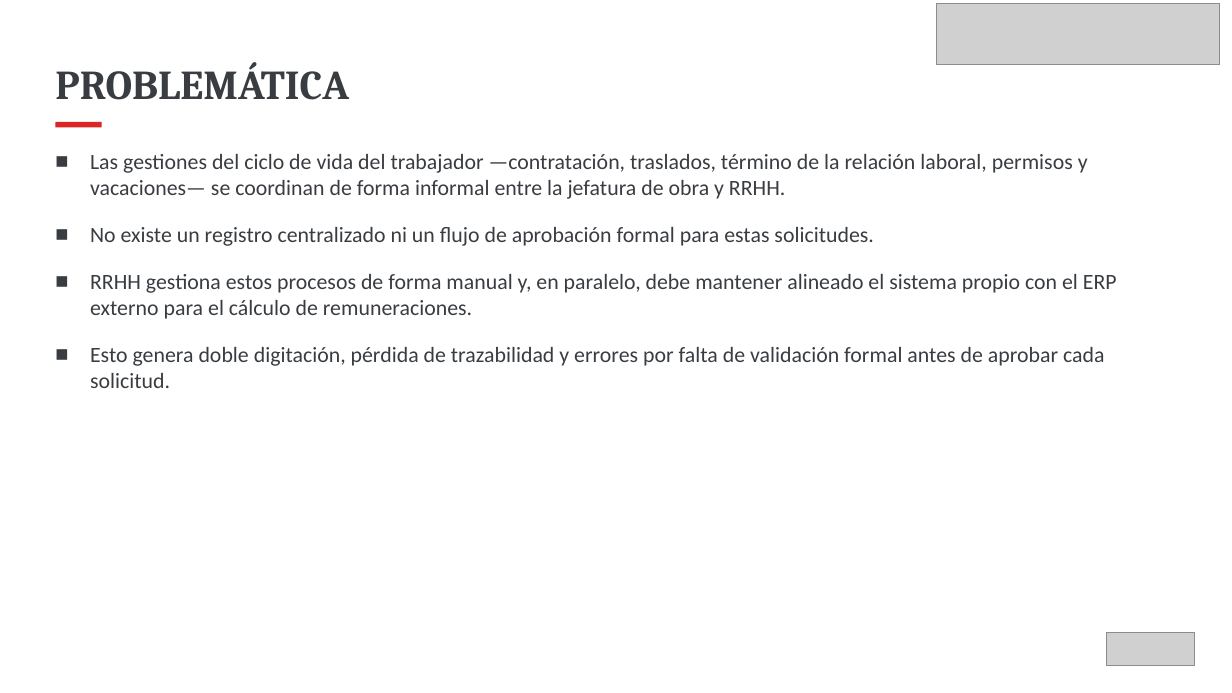
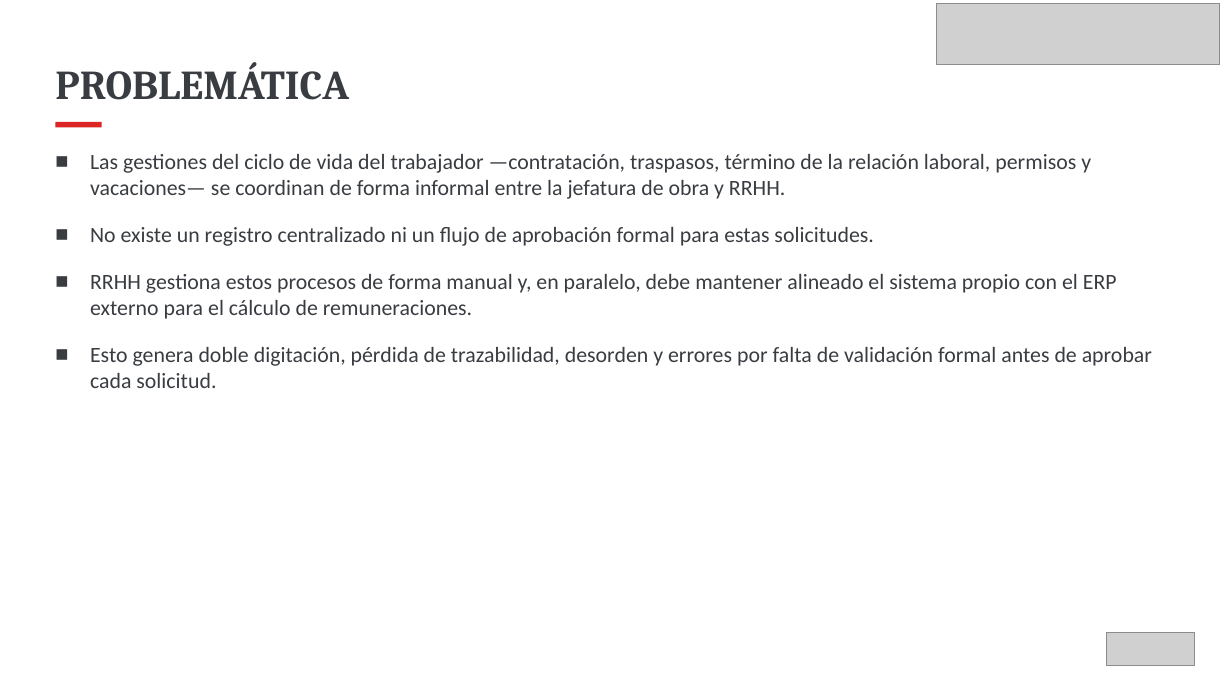
Before and after one commit to KarlaRamirez00/CAPSTONE_003V, a slide deck: slide 4 of Fase 1/Evidencias grupales/Ramirez_Karla_Presentación Proyecto.pptx. Drawn at 1232x693 pixels with LibreOffice and Linux fonts; fonts in the diff are those of the drawing; grey boxes stand for pictures. Boxes give left, top, right and bottom in pixels: in the first picture for what was removed or moved away, otherwise in the second. Text is boxed around its words. In the diff, an @@ line names an element or a change of style, - is before the commit and + after.

```diff
--- a/Fase 1/Evidencias grupales/Ramirez_Karla_Presentación Proyecto.pptx
+++ b/Fase 1/Evidencias grupales/Ramirez_Karla_Presentación Proyecto.pptx
@@ text at [90,154,1091,199]: text changed @@
-■ Las gestiones del ciclo de vida del trabajador —contratación, traslados, término de la relación laboral, permisos y vacaciones— se coordinan de forma informal entre la jefatura de obra y RRHH.
+■ Las gestiones del ciclo de vida del trabajador —contratación, traspasos, término de la relación laboral, permisos y vacaciones— se coordinan de forma informal entre la jefatura de obra y RRHH.
@@ text at [90,347,1152,388]: text changed @@
-■ Esto genera doble digitación, pérdida de trazabilidad y errores por falta de validación formal antes de aprobar cada solicitud.
+■ Esto genera doble digitación, pérdida de trazabilidad, desorden y errores por falta de validación formal antes de aprobar cada solicitud.
```
Also in this commit, not shown: 7 other slides changed, 1 slide added, 1 slide removed, 2 other files.
